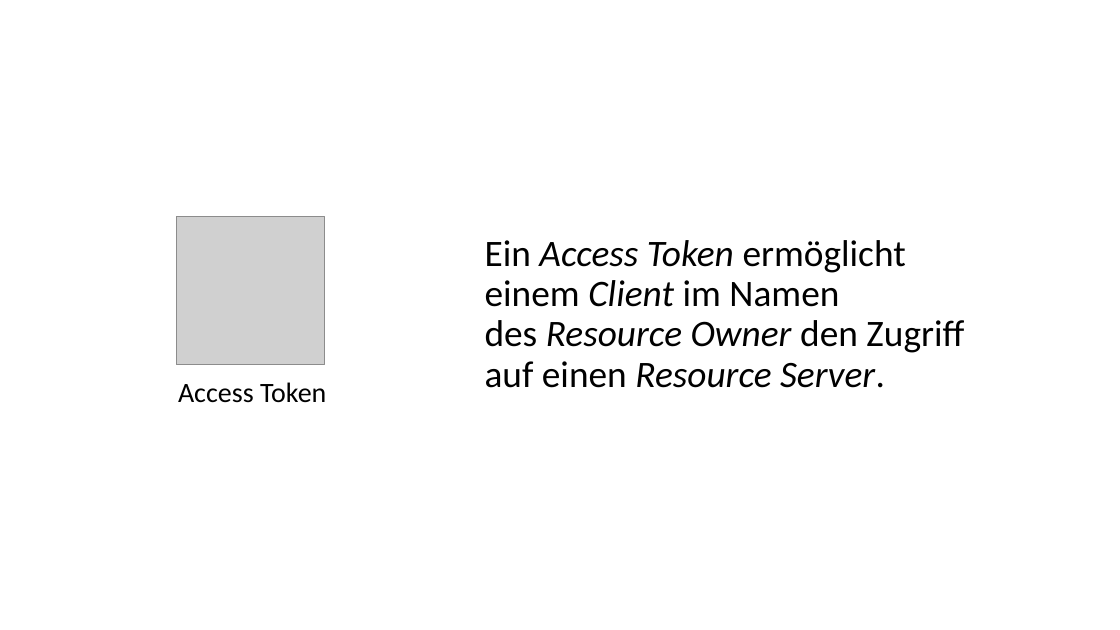
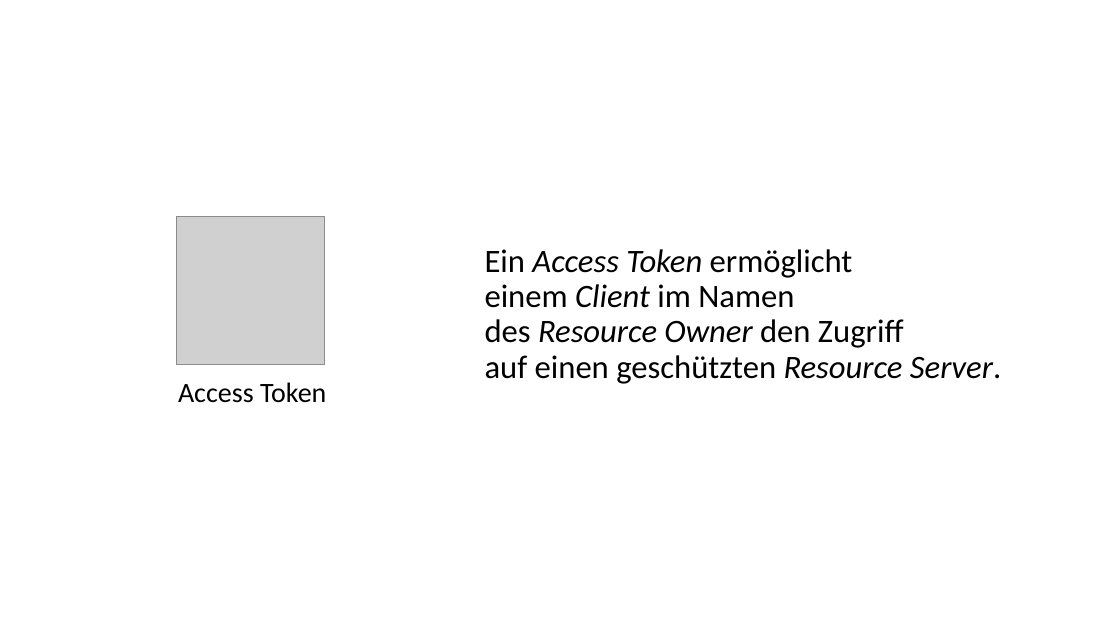
Before and after one commit to danielwagn3r/openid-workshop, a slide deck: slide 18 of OpenID Connect & OAuth.pptx (slide 19 before the commit). Drawn at 1120x630 pixels with LibreOffice and Linux fonts; fonts in the diff are those of the drawing; grey boxes stand for pictures. Boxes give left, top, right and bottom in pixels: in the first picture for what was removed or moved away, otherwise in the second. Text is boxed around its words. In the diff, an @@ line names an element or a change of style, - is before the commit and + after.

```diff
--- a/OpenID Connect & OAuth.pptx
+++ b/OpenID Connect & OAuth.pptx
@@ text at (485, 249, 1001, 384): text changed; size 32 to 28 pt @@
-Ein Access Token ermöglicht
-einem Client im Namen
-des Resource Owner den Zugriff
-auf einen Resource Server.
+Ein Access Token ermöglicht
+einem Client im Namen
+des Resource Owner den Zugriff
+auf einen geschützten Resource Server.
```
Also in this commit, not shown: 25 other slides changed, 3 slides added, 1 slide removed.
